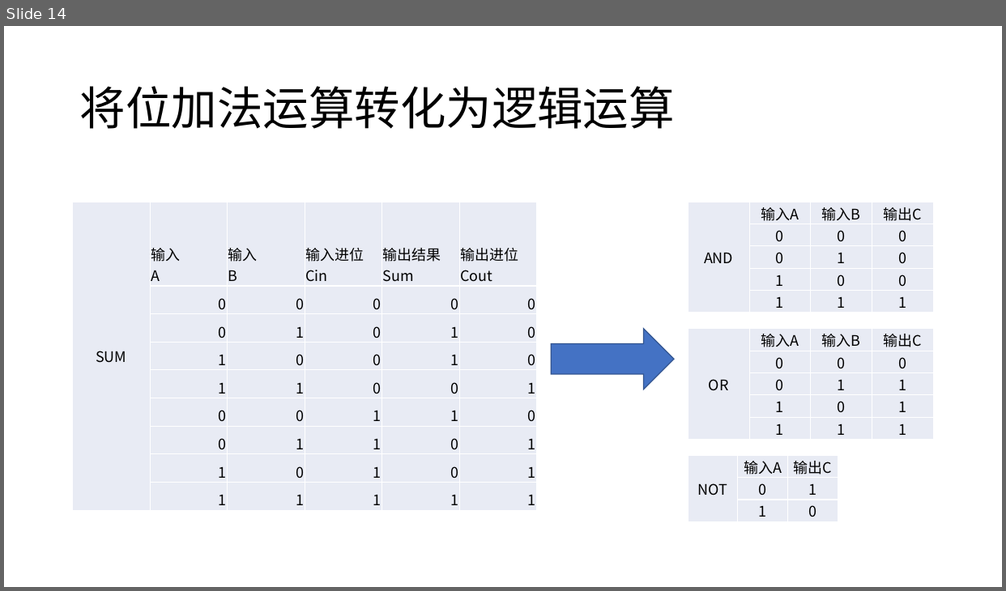
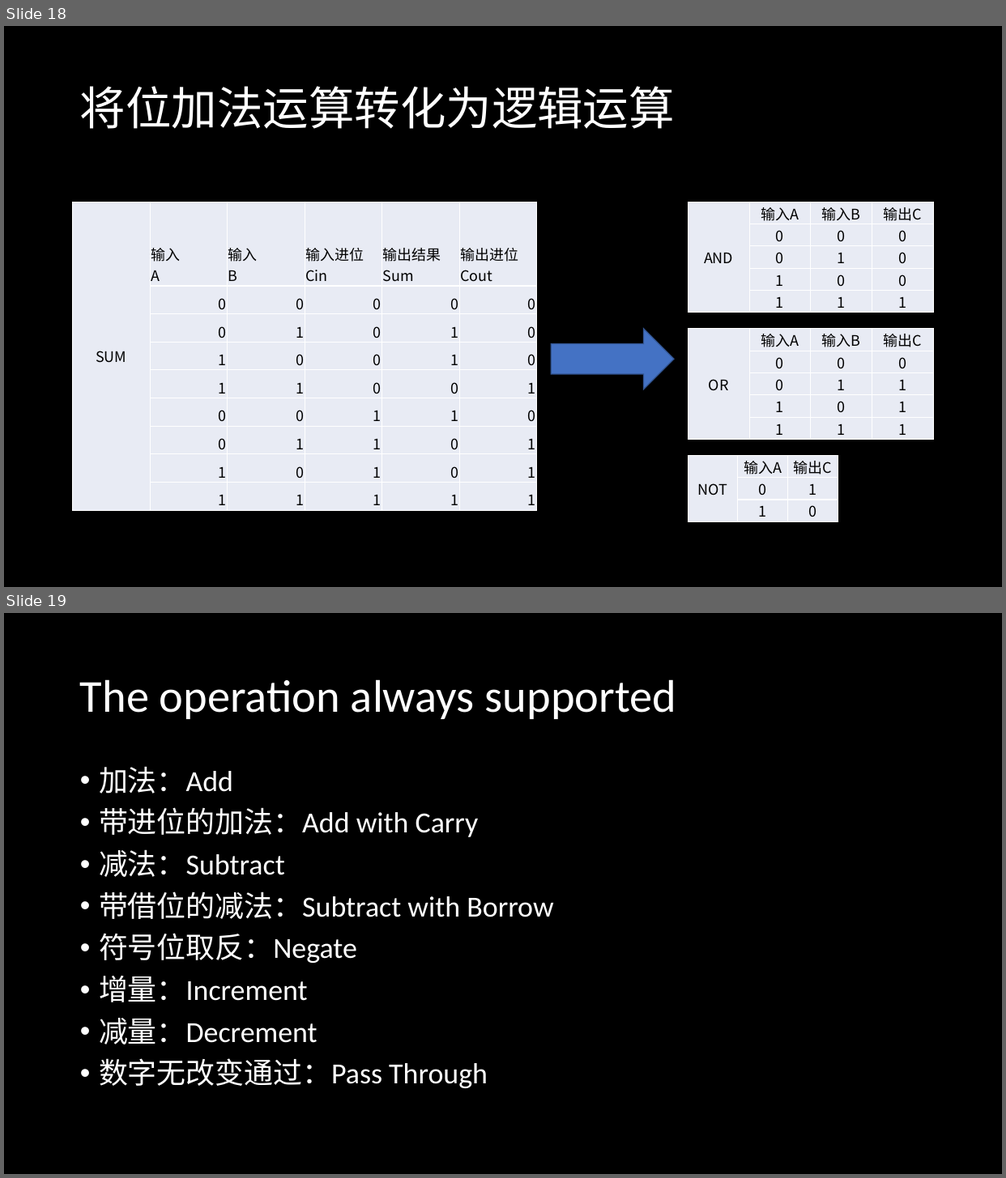
Before and after one commit to SleepySoft/SleepyMemo, a slide deck: 半导体器件与逻辑电路.pptx. Shown one above the other, each under a label of ours: slide 14 before the commit, slides 18 and 19 after it. The pictures are 1006x591 and 1006x1178 pixels, drawn with LibreOffice and Linux fonts; fonts in the diff are those of the drawing. Boxes give left, top, right and bottom in pixels: in the first picture for what was removed or moved away, otherwise in the second. Text is boxed around its words. In the diff, an @@ line names an element or a change of style, - is before the commit and + after.

```diff
--- a/半导体器件与逻辑电路.pptx
+++ b/半导体器件与逻辑电路.pptx
@@ slide 19 added at [4, 613, 1002, 1174], background #000000 @@
@@ title added at [80, 679, 676, 719], 44 pt, text #FFFFFF @@
+The operation always supported
@@ text added at [99, 766, 553, 1088], 28 pt, text #FFFFFF @@
+• 加法：Add
+• 带进位的加法：Add with Carry
+• 减法：Subtract
+• 带借位的减法：Subtract with Borrow
+• 符号位取反：Negate
+• 增量：Increment
+• 减量：Decrement
+• 数字无改变通过：Pass Through
@@ what was slide 14 is now slide 18 @@
@@ slide 18 changed as well @@
@@ background #FFFFFF to #000000 @@
@@ title "将位加法运算转化为逻辑运算" at [80, 86, 675, 129]: text colour #000000 to #FFFFFF @@
```
Also in this commit, not shown: 15 other slides changed, 9 other slides added, 1 slide removed, 3 other files.
